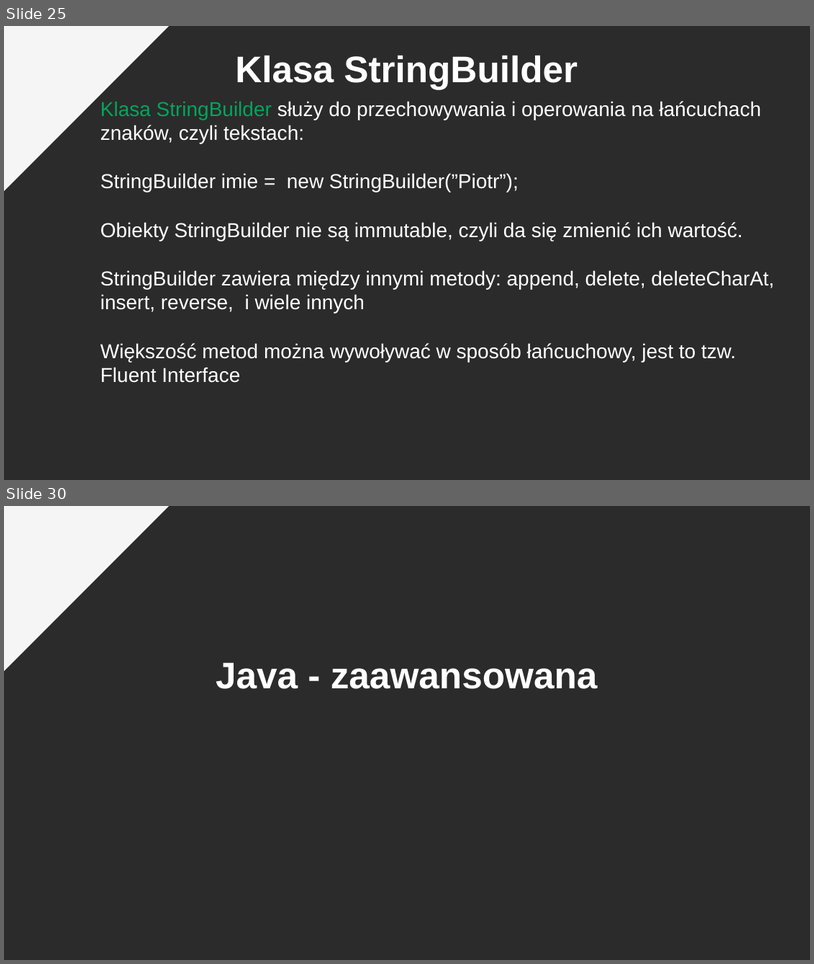
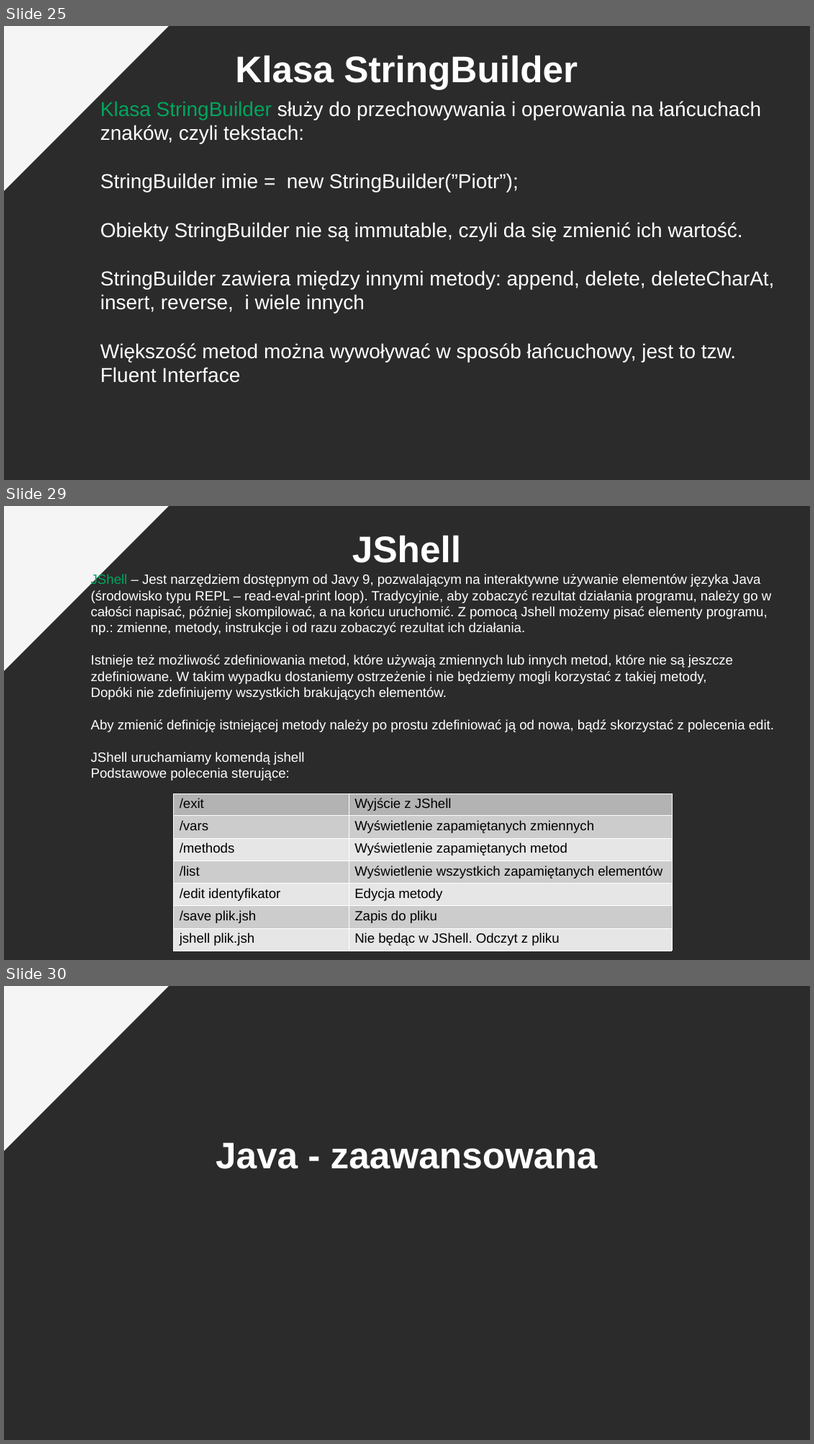
Before and after one commit to pkrajnik/WprowadzenieDoJava4Zajecia, a slide deck: WprowadzenieDoJezykaJAVA_v3_PiotrKrajnik.pptx. Shown one above the other, each under a label of ours: slides 25 and 30 before the commit, slides 25, 29 and 30 after it; the slides between them are not shown. The pictures are 814x964 and 814x1444 pixels, drawn with LibreOffice and Linux fonts; fonts in the diff are those of the drawing; background and template pictures are left out; a plain dark background stands for a picture behind light text. Boxes give left, top, right and bottom in pixels: in the first picture for what was removed or moved away, otherwise in the second. Text is boxed around its words. In the diff, an @@ line names an element or a change of style, - is before the commit and + after.

```diff
--- a/WprowadzenieDoJezykaJAVA_v3_PiotrKrajnik.pptx
+++ b/WprowadzenieDoJezykaJAVA_v3_PiotrKrajnik.pptx
@@ slide 29 added at [4,506,810,960], background picture (left out); not listed: 1 template element that a slide beside it also shows @@
@@ text added at [352,536,461,563], 44 pt, text #FFFFFF, bold @@
+JShell
@@ text added at [91,574,774,780], 16 pt, text #FFFFFF @@
+JShell – Jest narzędziem dostępnym od Javy 9, pozwalającym na interaktywne używanie elementów języka Java (środowisko typu REPL – read-eval-print loop). Tradycyjnie, aby zobaczyć rezultat działania programu, należy go w całości napisać, później skompilować, a na końcu uruchomić. Z pomocą Jshell możemy pisać elementy programu, np.: zmienne, metody, instrukcje i od razu zobaczyć rezultat ich działania.
+Istnieje też możliwość zdefiniowania metod, które używają zmiennych lub innych metod, które nie są jeszcze zdefiniowane. W takim wypadku dostaniemy ostrzeżenie i nie będziemy mogli korzystać z takiej metody,
+Dopóki nie zdefiniujemy wszystkich brakujących elementów.
+Aby zmienić definicję istniejącej metody należy po prostu zdefiniować ją od nowa, bądź skorzystać z polecenia edit.
+JShell uruchamiamy komendą jshell
+Podstawowe polecenia sterujące:
@@ table added at [173,793,672,950], 7 rows, 2 columns @@
+/exit | Wyjście z JShell
+/vars | Wyświetlenie zapamiętanych zmiennych
+/methods | Wyświetlenie zapamiętanych metod
+/list | Wyświetlenie wszystkich zapamiętanych elementów
+/edit identyfikator | Edycja metody
+/save plik.jsh | Zapis do pliku
+jshell plik.jsh | Nie będąc w JShell. Odczyt z pliku
```
Also in this commit, not shown: 2 slides changed, 1 slide removed.
